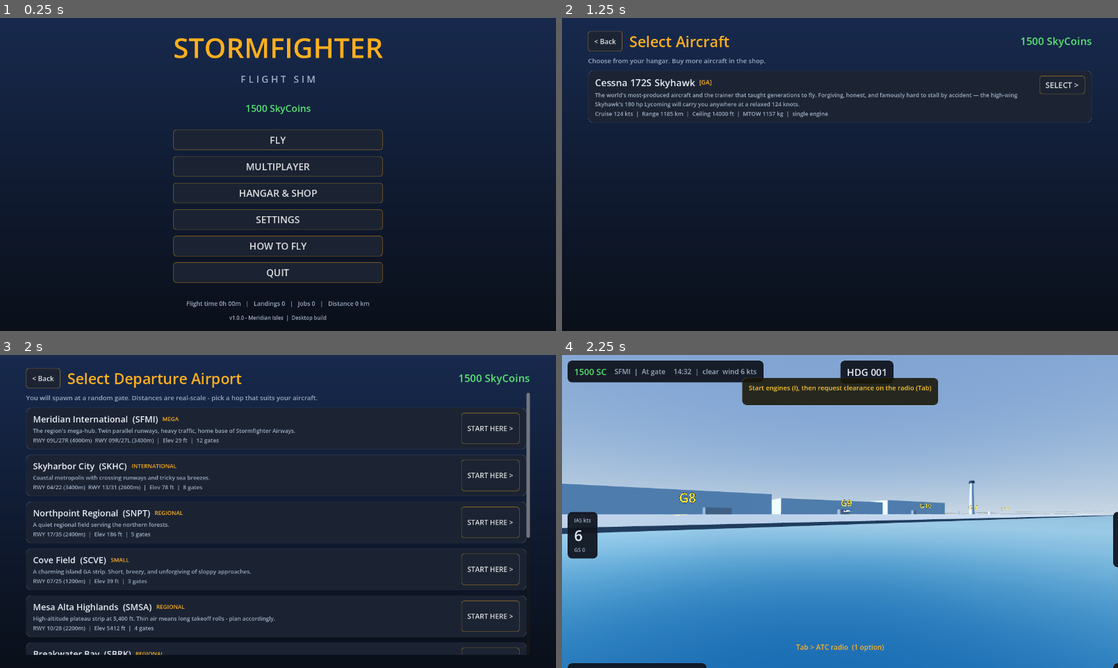
Above: before the commit, frames 1-4 (two rows, left to right).
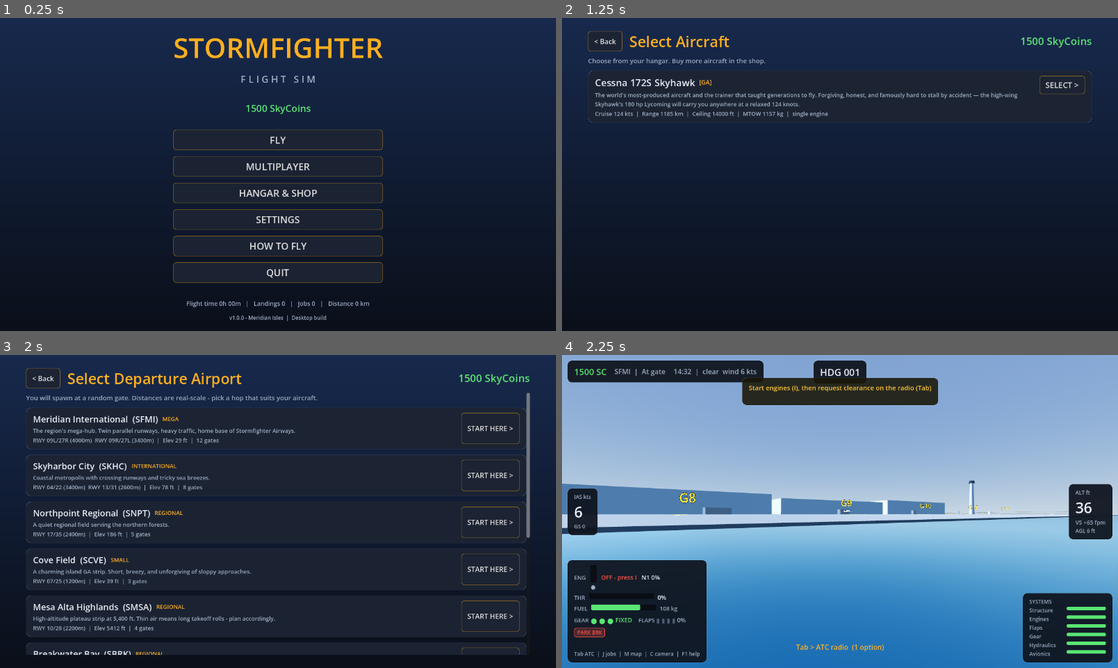
Above: after the commit, the same moments.

Repository: hardcoregamingsyle/stormflight-sim
Game: Godot game, scene res://scenes/Main.tscn
The game is run twice, just before and just after one commit, with the same random seed, the same clock (stepped at 60 frames per second) and the same inputs.
Inputs:
- Up to frame 1 (0.25 s): no input
- Up to frame 2 (1.25 s): click "FLY" at 0.5 s
- Up to frame 3 (2 s): click "SELECT >" at 1.25 s
- Up to frame 4 (2.25 s): click "START HERE >" at 2 s

Frames 1-3 are identical in both runs. In frame 4, 15% of the frame differs, in the area x 1-100%, y 1-100%.

Commit message:
Fix HUD panel grow directions (avionics cluster was clipping off-screen)

Diff:
--- a/ui/HUD.gd
+++ b/ui/HUD.gd
@@ -80,6 +80,20 @@
 func _panel_at(preset: int) -> PanelContainer:
 	var p := UIKit.panel()
 	p.set_anchors_and_offsets_preset(preset, Control.PRESET_MODE_MINSIZE, 12)
+	# Panels must grow INTO the screen when content is added, not off it
+	match preset:
+		Control.PRESET_BOTTOM_LEFT:
+			p.grow_vertical = Control.GROW_DIRECTION_BEGIN
+		Control.PRESET_BOTTOM_RIGHT:
+			p.grow_vertical = Control.GROW_DIRECTION_BEGIN
+			p.grow_horizontal = Control.GROW_DIRECTION_BEGIN
+		Control.PRESET_CENTER_RIGHT:
+			p.grow_horizontal = Control.GROW_DIRECTION_BEGIN
+			p.grow_vertical = Control.GROW_DIRECTION_BOTH
+		Control.PRESET_CENTER_LEFT:
+			p.grow_vertical = Control.GROW_DIRECTION_BOTH
+		Control.PRESET_CENTER_TOP:
+			p.grow_horizontal = Control.GROW_DIRECTION_BOTH
 	add_child(p)
 	return p
 
Binary file changed: docs/shots/air_a320.png
Binary file changed: docs/shots/air_f16.png
Binary file changed: docs/shots/gate_a320.png
Binary file changed: docs/shots/heli_bell206.png
Binary file changed: docs/shots/map.png
Binary file changed: docs/shots/menu.png
Not shown, changed: docs/play/index.html
Not shown, changed: docs/play/index.pck
